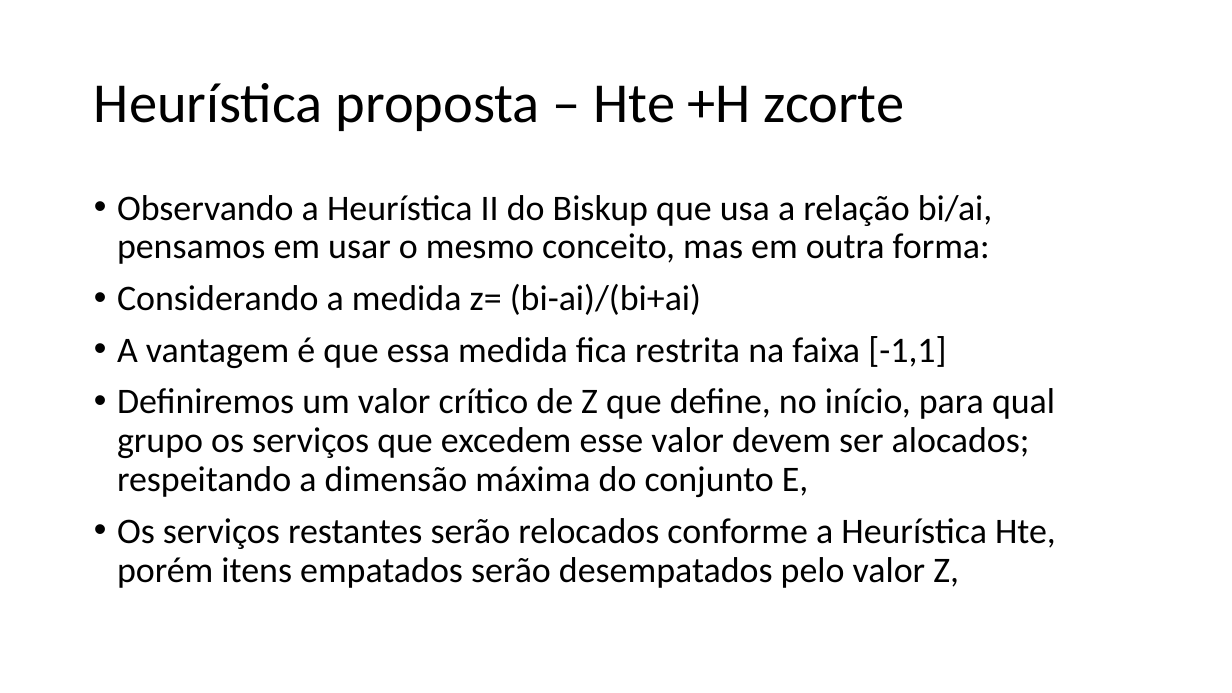
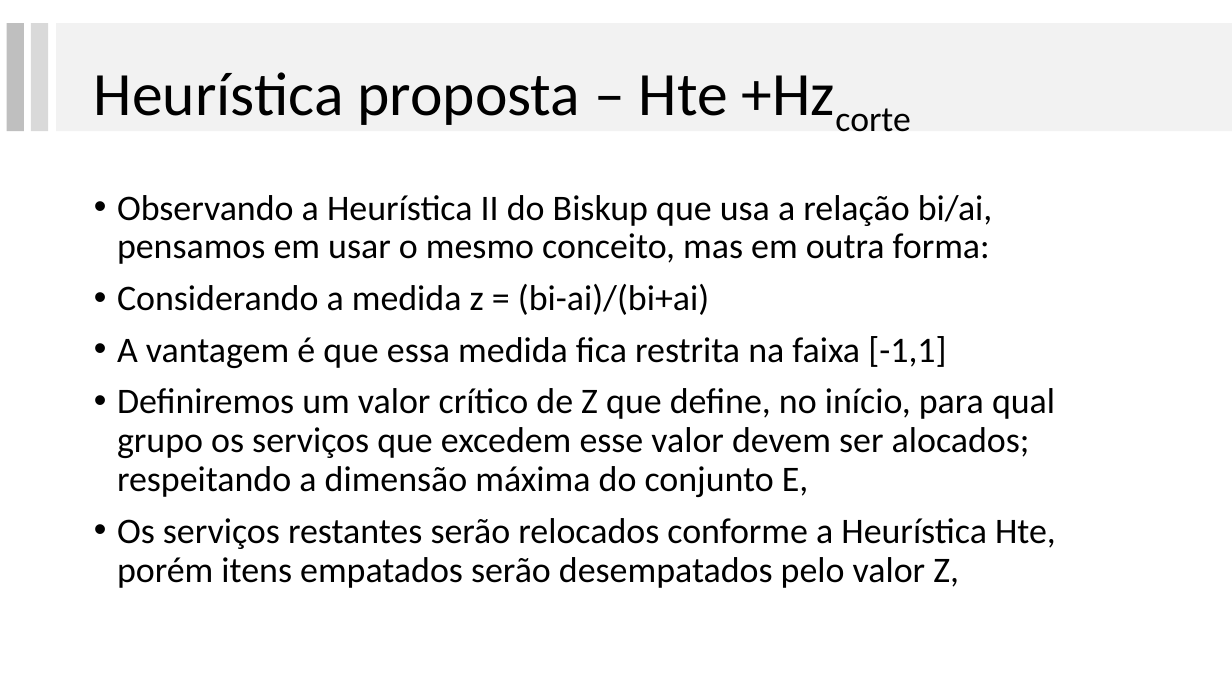
Before and after one commit to lpbiasoto/metaheuristicas, a slide deck: slide 13 of Apresentação 1/apresentação preliminar.pptx (slide 15 before the commit). Drawn at 1232x693 pixels with LibreOffice and Linux fonts; fonts in the diff are those of the drawing. Boxes give left, top, right and bottom in pixels: in the first picture for what was removed or moved away, otherwise in the second. Text is boxed around its words. In the diff, an @@ line names an element or a change of style, - is before the commit and + after.

```diff
--- a/Apresentação 1/apresentação preliminar.pptx
+++ b/Apresentação 1/apresentação preliminar.pptx
@@ rectangle added at (6,23,24,131), fill #BFBFBF @@
@@ rectangle added at (30,23,48,131), fill #D9D9D9 @@
@@ rectangle added at (56,23,1232,131), fill #F2F2F2 @@
@@ title at (94,72,728,125): text changed; size 44 to 48 pt @@
-Heurística proposta – Hte +H zcorte
+Heurística proposta – Hte +Hzcorte
@@ text at (117,284,709,315): spaces changed @@
-• Considerando a medida z= (bi-ai)/(bi+ai)
+• Considerando a medida z = (bi-ai)/(bi+ai)
```
Also in this commit, not shown: 15 other slides changed, 3 slides added, 2 slides removed.
